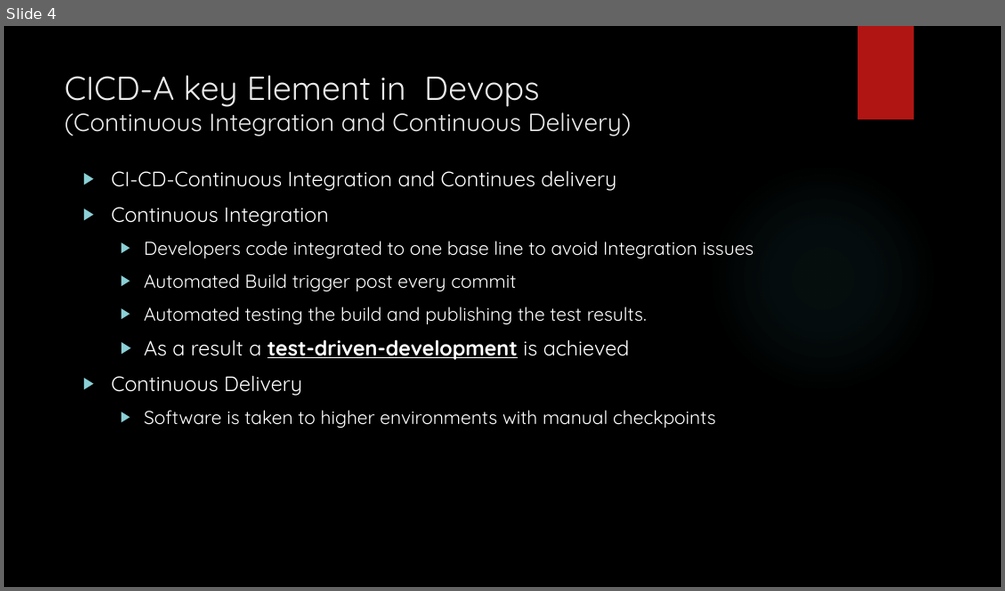
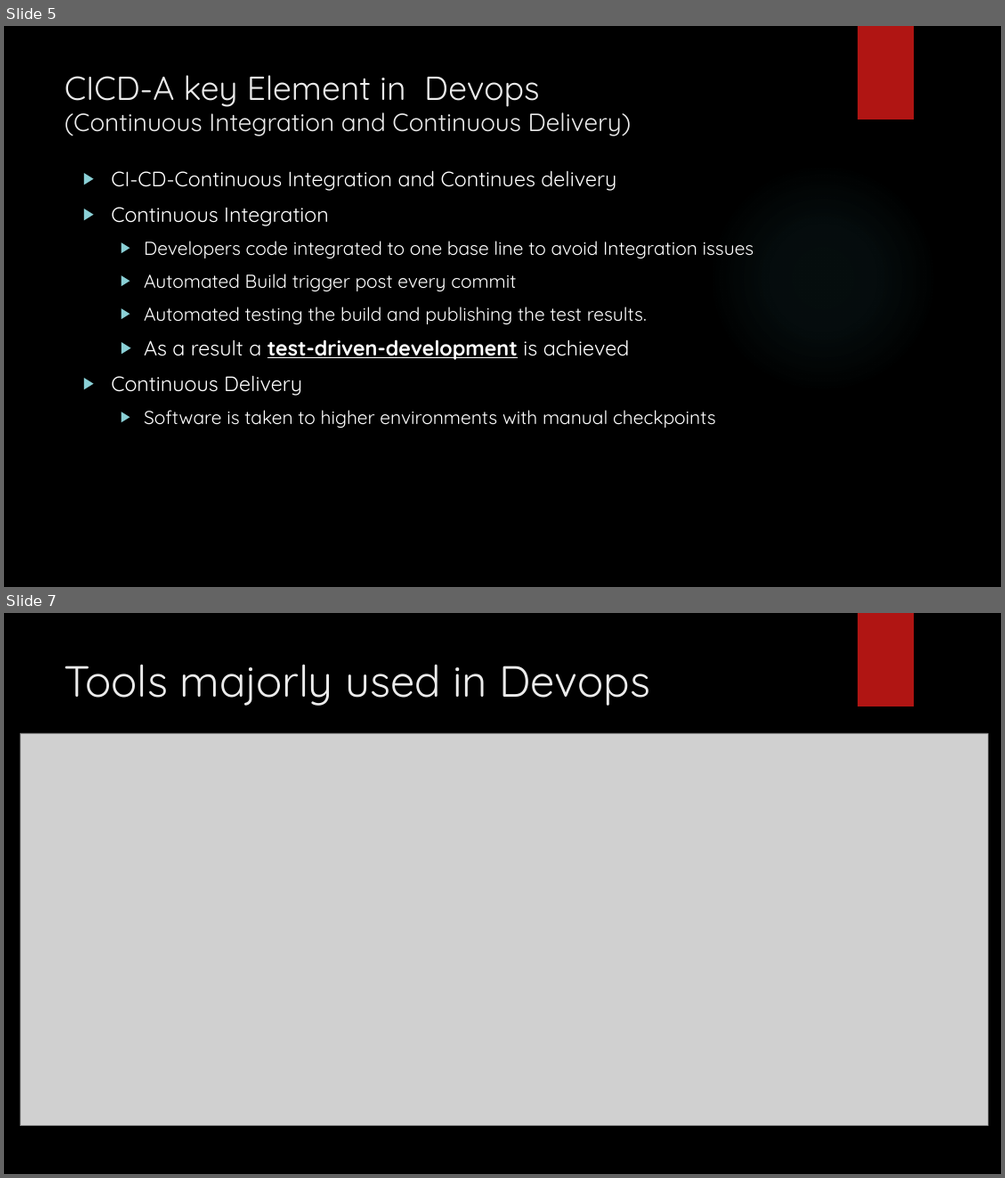
Before and after one commit to vetritamil2425/Uploads, a slide deck: DEVOPS-Demo Session.pptx. Shown one above the other, each under a label of ours: slide 4 before the commit, slides 5 and 7 after it; the slides between them are not shown. The pictures are 1005x591 and 1005x1178 pixels, drawn with LibreOffice and Linux fonts; fonts in the diff are those of the drawing; grey boxes stand for pictures; background and template pictures are left out. Boxes give left, top, right and bottom in pixels: in the first picture for what was removed or moved away, otherwise in the second. Text is boxed around its words. In the diff, an @@ line names an element or a change of style, - is before the commit and + after.

```diff
--- a/DEVOPS-Demo Session.pptx
+++ b/DEVOPS-Demo Session.pptx
@@ slide 7 added at (4, 613, 1001, 1174), background picture (left out); not listed: 1 template element that a slide beside it also shows @@
@@ title added at (65, 664, 650, 706), 42 pt, text #EBEBEB @@
+Tools majorly used in Devops
@@ picture added at (20, 733, 987, 1126) @@
@@ what was slide 4 is now slide 5 @@
```
Also in this commit, not shown: 3 slides changed, 6 other slides added, 2 slides removed.
